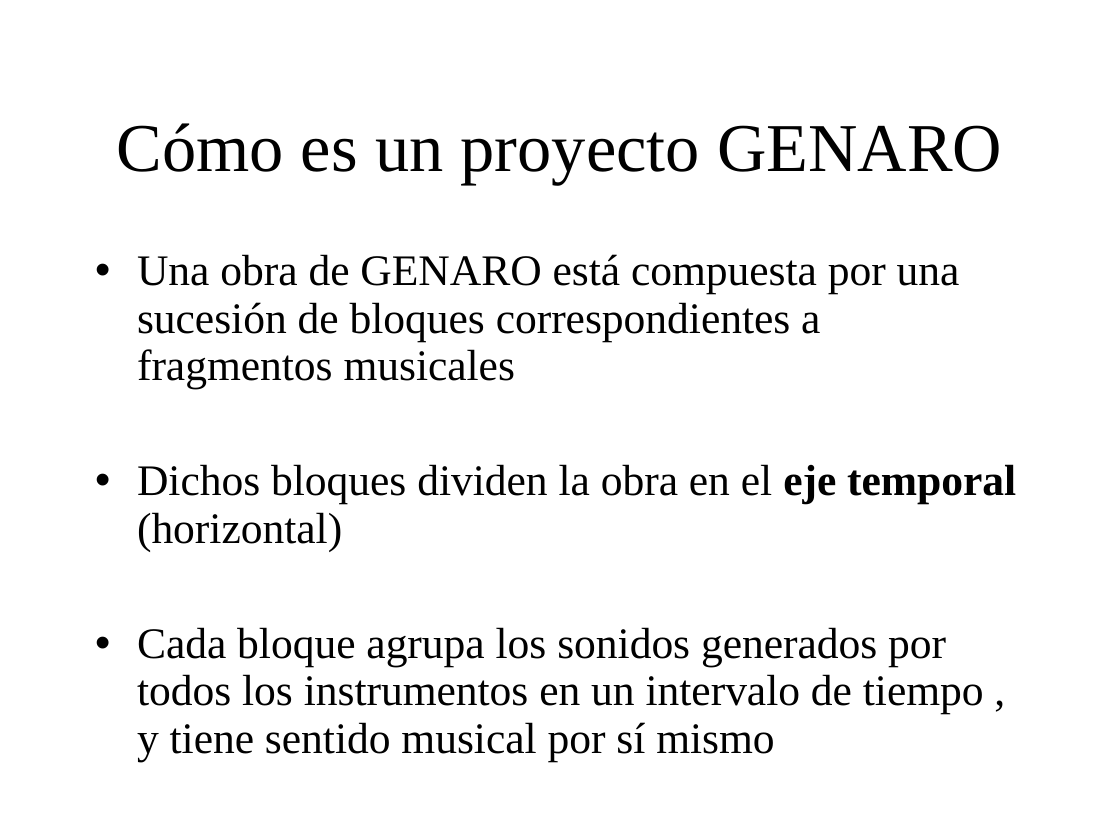
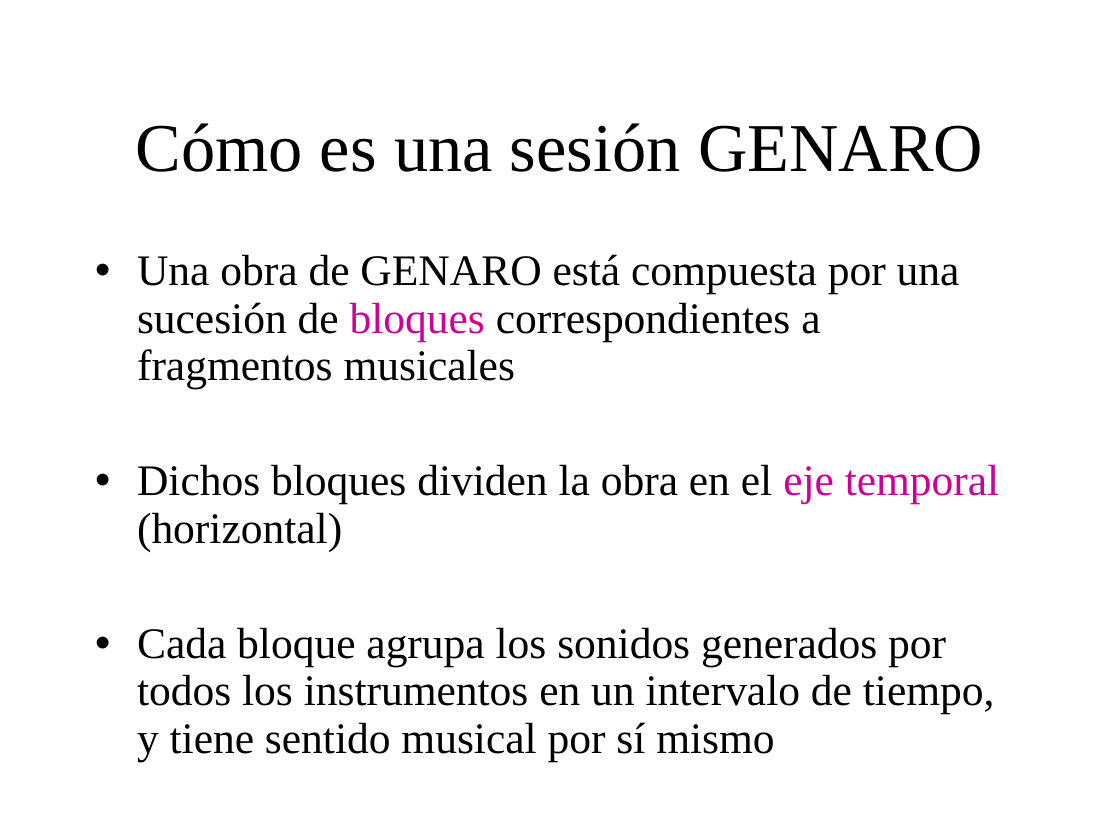
Before and after one commit to BackupTheBerlios/genaro, a slide deck: slide 15 of Documentos/MemoriaSSII/presentacion_proyecto.ppt (slide 14 before the commit). Drawn at 1120x840 pixels with LibreOffice and Linux fonts; fonts in the diff are those of the drawing; background and template pictures are left out. Boxes give left, top, right and bottom in pixels: in the first picture for what was removed or moved away, otherwise in the second. Text is boxed around its words. In the diff, an @@ line names an element or a change of style, - is before the commit and + after.

```diff
--- a/Documentos/MemoriaSSII/presentacion_proyecto.ppt
+++ b/Documentos/MemoriaSSII/presentacion_proyecto.ppt
@@ title at (136,123,983,172): text changed @@
-Cómo es un proyecto GENARO
+Cómo es una sesión GENARO
@@ text at (137,254,999,551): text colour #000000 to #CC0099 in "bloques", "eje temporal"; bold off in "eje temporal" @@
@@ text at (137,627,995,761): spaces changed @@
-• Cada bloque agrupa los sonidos generados por todos los instrumentos en un intervalo de tiempo , y tiene sentido musical por sí mismo
+• Cada bloque agrupa los sonidos generados por todos los instrumentos en un intervalo de tiempo, y tiene sentido musical por sí mismo
```
Also in this commit, not shown: 29 other slides changed, 6 slides added.
